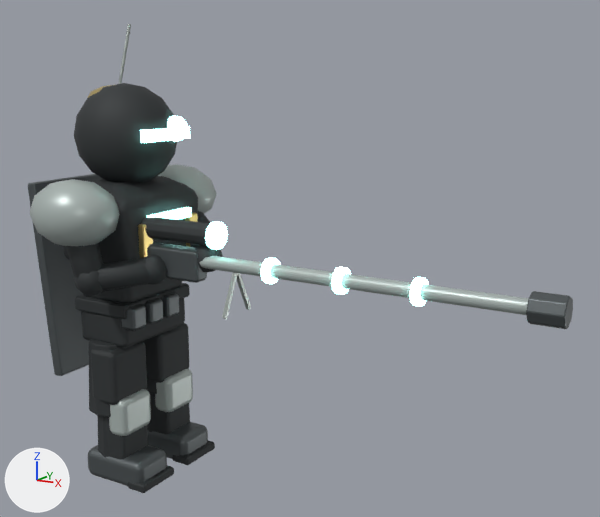
The Blender file models/inf_sniper_h.blend as it was, and as the next commit left it.
Camera for both pictures: a 50 mm lens placed at (24.6, -26.8, 17.5), pointed at (8.3, 0.5, 10.4). The axes (+X, +Y, +Z) are drawn at lower left. The lights are the same throughout. The older version comes first.

Objects in the first picture: 'body', 'gun', 'legL', 'legR'.
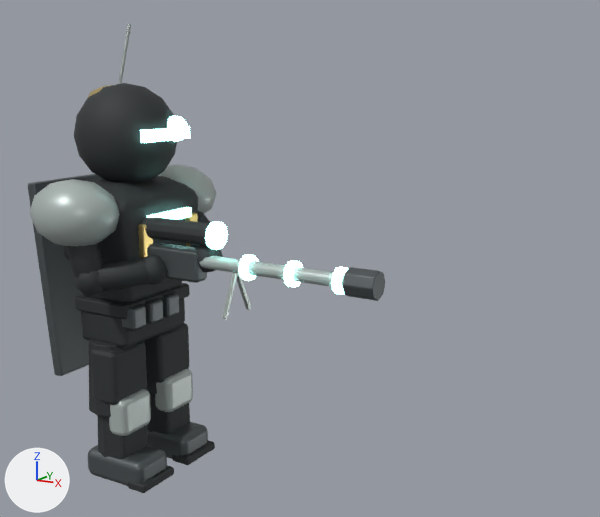
Location of each change, [x1, y1, x2, y2] in pixels of the pictures (600 x 517 px; the box of a moved part takes in the faces that stretch with it):
'gun', reshaped (43% narrower, 9% shorter): before [140, 217, 573, 329]; after [140, 217, 385, 319]
part 1 of me_gun, moved or reshaped: before [260, 257, 281, 284]; after [238, 254, 259, 281]
part 2 of me_gun, moved or reshaped: before [331, 266, 351, 295]; after [283, 260, 303, 288]
part 3 of me_gun, moved or reshaped: before [409, 277, 429, 307]; after [331, 266, 348, 295]
part 4 of me_gun, moved or reshaped: before [526, 291, 573, 329]; after [342, 267, 385, 301]
part 5 of me_gun, moved or reshaped: before [199, 256, 529, 315]; after [199, 256, 344, 288]

Edits to the bpy script that builds the scene:
```text
Change me_gun:
    used by ob_gun; location = (0.0, 0.0, 0.0)
    before: 25 (18.4, -0.9, 10.2), 27 (18.4, -1.0, 10.0), 29 (18.4, -1.2, 9.9), 31 (18.4, -1.4, 10.0), 33 (18.4, -1.5, 10.2)
    before: 35 (18.4, -1.4, 10.4), 37 (18.4, -1.2, 10.5), 39 (18.4, -1.0, 10.4)
    remove me_gun.from_pydata(...)  # 244 vertices, 208 faces; spans x -0.4..19.0, y -2.1..-0.3, z 8.3..11.8
    add me_gun.from_pydata(...)  # 244 vertices, 208 faces; spans x -0.4..12.5, y -2.1..-0.3, z 8.3..11.8
    me_gun part 1: the loose piece of 20 vertices spanning x 7.8..8.1, y -1.7..-0.7, z 9.7..10.7 is moved by (-1.0, 0.0, 0.0)
    me_gun part 2: the loose piece of 20 vertices spanning x 10.9..11.1, y -1.7..-0.7, z 9.7..10.7 is moved by (-2.0, 0.0, 0.0)
    me_gun part 3: the loose piece of 20 vertices spanning x 13.9..14.1, y -1.7..-0.7, z 9.7..10.7 is moved by (-3.0, 0.0, 0.0)
    me_gun part 4: the loose piece of 48 vertices spanning x 17.8..19.0, y -1.7..-0.7, z 9.7..10.7 is moved by (-6.5, 0.0, 0.0)
    me_gun part 5
    add for i in [25, 27, 29, 31, 33, 35, 37, 39]: me_gun.vertices[i].co += Vector((-6.5, 0.0, 0.0))
```
